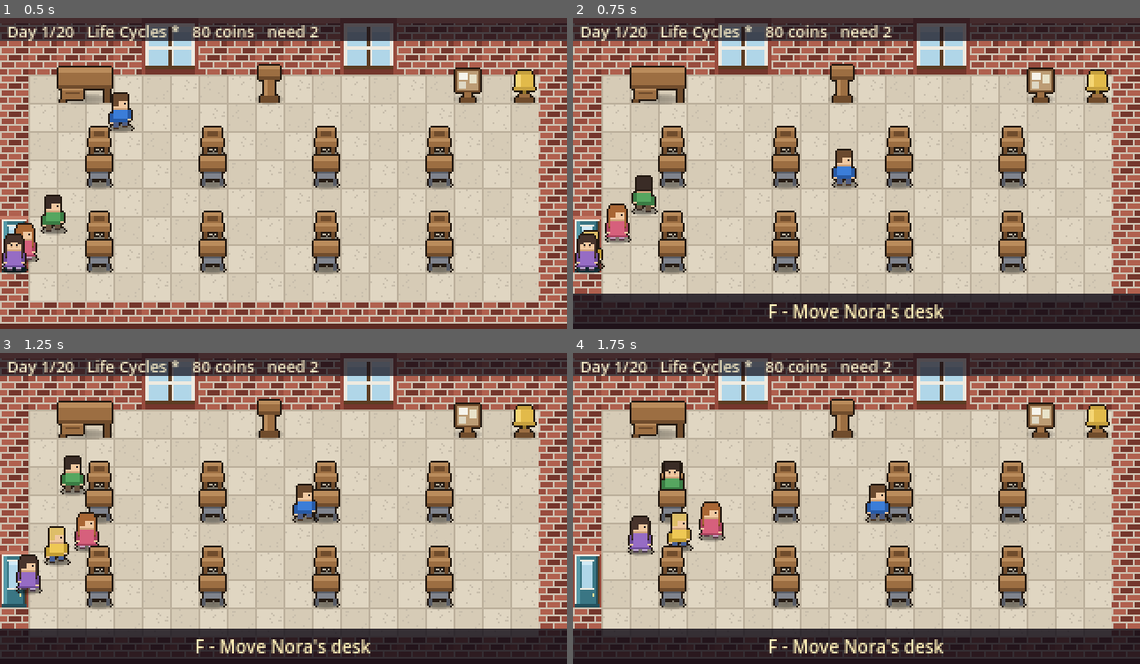
Above: before the commit, frames 1-4 (two rows, left to right).
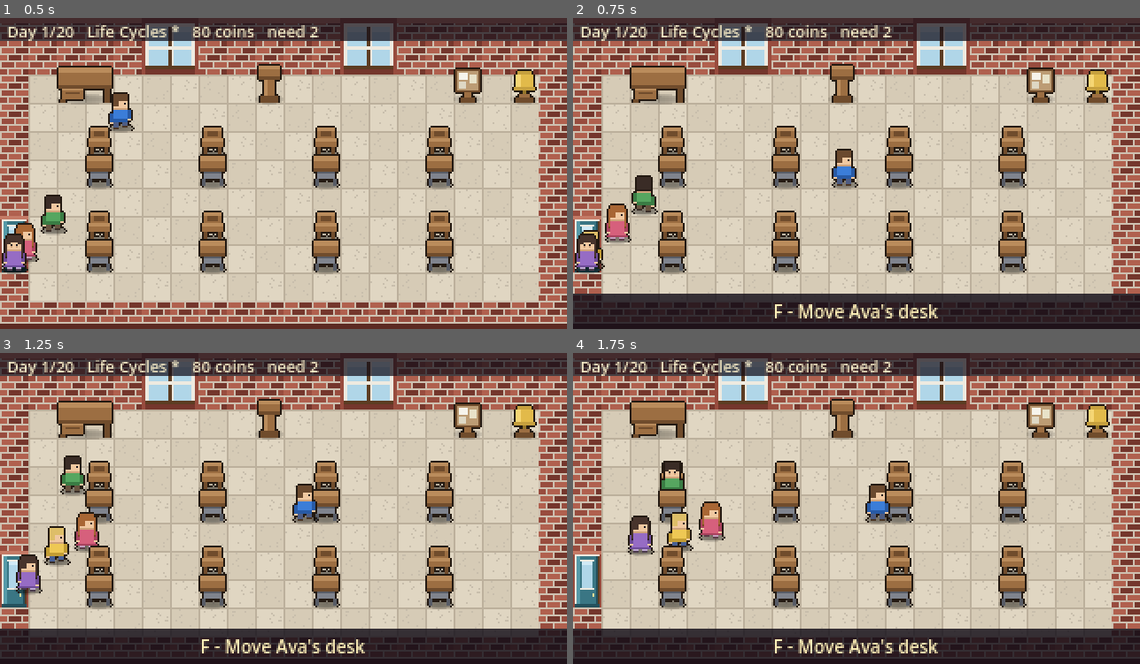
Above: after the commit, the same moments.

Repository: Mbottega16/EduSystem
Game: Godot game, scene res://tests/run.tscn
The game is run twice, just before and just after one commit, with the same random seed, the same clock (stepped at 60 frames per second) and the same inputs. This scene is started directly instead of the project's main scene.
Inputs (mouse positions are in pixels of both pictures, inside the frame that each line leads up to):
- Up to frame 1 (0.5 s): no input
- Up to frame 2 (0.75 s): tap Enter at 0.5 s; move the mouse to (981, 157) at 0.52 s; hold D (move_right) from 0.53 s (still down); tap B (build) at 0.6 s; click (981, 157) at 0.67 s
- Up to frame 3 (1.25 s): keep holding D (move_right); tap Space at 0.77 s
- Up to frame 4 (1.75 s): release D (move_right) at 1.25 s; drag from (743, 524) to (901, 524) at 1.27 s

Frame 1 is identical in both runs. In frame 2, 0.9% of the frame differs, in the area x 34-66%, y 92-97%; in frame 3, 0.9%; in frame 4, 0.9%.

Commit message:
Content batch: staff, day events, milestones, questions, names
Two independent model runs (ChatGPT, Gemini) against the same task
pack, scored against each prompt's own rules rather than integrated on
trust. Full accounting in docs/AUTONOMOUS_TASKLIST.md; short version:

- Task 2 (21 items): REJECTED, 16/16 problems real -- every concept id
  was fabricated against curriculum.json. Nothing integrated.
- Task 5 (6 staff): ChatGPT's, all landed. 6 -> 12 archetypes.
- Task 6 (15 milestones): 7 of 15 landed (ChatGPT's only -- Gemini's
  skipped the provability rule entirely). 8 rejected as duplicates of
  existing milestones once checked against milestones.gd's real proof
  code. 15 -> 22.
- Task 7 (11 day events): ChatGPT's, all landed -- Gemini's carried no
  mechanical hooks at all. 9 -> 20 events, weights re-summed to 100.
- Task 8 (48 questions): 41 of 48 landed (ChatGPT's only). Two fixed
  by hand for a wrong answer that was actually correct (5/10 equals
  1/2; Free State is also a real Maryland nickname); 7 dropped as
  exact or near-duplicates of existing bank entries. 48 -> 89.
- Task 9/10 (Steam page, audio brief): ChatGPT's, saved as docs.
- Task 11 (80 names): ChatGPT's, all landed. 48/32 -> 96/64.

Fixed a test that broke as an honest consequence of the bank growing
(maths-homework check grepped for x or plus as a proxy for "looks like
arithmetic", false for "half of 86"). Docs synced, including two
pre-existing stale trait counts found in passing.

1090 -> 1098 assertions. Balance contract re-verified (C / C / A).

Co-Authored-By: Claude Opus 5 <noreply@anthropic.com>

Diff:
--- a/scripts/data/events.gd
+++ b/scripts/data/events.gd
@@ -14,45 +14,100 @@
 		"blurb": "Nothing out of the usual.",
 	},
 	{
-		"id": "restless", "weight": 12, "name": "Restless class",
+		"id": "restless", "weight": 8, "name": "Restless class",
 		"blurb": "Something in the air. They will get stuck more today.",
 		"stall_mult": 1.6,
 	},
 	{
-		"id": "focused", "weight": 12, "name": "Unusually focused",
+		"id": "focused", "weight": 8, "name": "Unusually focused",
 		"blurb": "Whatever you did yesterday, it stuck.",
 		"stall_mult": 0.55,
 	},
 	{
-		"id": "short_day", "weight": 10, "name": "Assembly this morning",
+		"id": "short_day", "weight": 7, "name": "Assembly this morning",
 		"blurb": "The lesson is cut short. Prioritise.",
 		"lesson_mult": 0.65,
 	},
 	{
-		"id": "long_day", "weight": 8, "name": "Double period",
+		"id": "long_day", "weight": 5, "name": "Double period",
 		"blurb": "Twice as long to get round everyone.",
 		"lesson_mult": 1.5,
 	},
 	{
-		"id": "inspector", "weight": 8, "name": "An inspector is visiting",
+		"id": "inspector", "weight": 5, "name": "An inspector is visiting",
 		"blurb": "They will watch the lesson. Have the room ready.",
 		"inspection": true,
 	},
 	{
-		"id": "wet_play", "weight": 8, "name": "Wet play",
+		"id": "wet_play", "weight": 5, "name": "Wet play",
 		"blurb": "Nobody went outside. They are fidgety but they are here.",
 		"stall_mult": 1.3,
 		"coin_mult": 1.2,
 	},
 	{
-		"id": "budget", "weight": 6, "name": "Budget came through",
+		"id": "budget", "weight": 3, "name": "Budget came through",
 		"blurb": "A little extra to spend on the room.",
 		"bonus_coins": 120,
 	},
 	{
-		"id": "keen", "weight": 6, "name": "Homework club ran late",
+		"id": "keen", "weight": 3, "name": "Homework club ran late",
 		"blurb": "Everyone did their homework last night.",
 		"homework_sure": true,
+	},
+	{
+		"id": "fire_drill", "weight": 4, "name": "Fire drill",
+		"blurb": "Everyone is out, then back before you know it.",
+		"lesson_mult": 0.75,
+	},
+	{
+		"id": "heatwave", "weight": 3, "name": "Heatwave",
+		"blurb": "The room is warm and nobody is in a hurry.",
+		"stall_mult": 1.35,
+	},
+	{
+		"id": "bug", "weight": 2, "name": "Half the class is away",
+		"blurb": "Half the class is away with a bug.",
+		"coin_mult": 0.7,
+	},
+	{
+		"id": "visiting_speaker", "weight": 2, "name": "Visiting speaker",
+		"blurb": "The morning is busy, but the children are keen.",
+		"lesson_mult": 0.8, "coin_mult": 1.2,
+	},
+	{
+		"id": "photocopier", "weight": 2, "name": "Photocopier trouble",
+		"blurb": "The copies took longer than the lesson.",
+		"lesson_mult": 1.25,
+	},
+	{
+		"id": "supply_teacher", "weight": 2, "name": "Supply teacher",
+		"blurb": "Someone new is teaching next door today.",
+		"coin_mult": 0.9,
+	},
+	{
+		"id": "cold_snap", "weight": 2, "name": "Cold snap",
+		"blurb": "Everyone arrived wrapped up and ready to work.",
+		"stall_mult": 0.8,
+	},
+	{
+		"id": "after_school_club", "weight": 2, "name": "After school club",
+		"blurb": "The building is busy late into the afternoon.",
+		"homework_sure": true,
+	},
+	{
+		"id": "small_grant", "weight": 3, "name": "Small grant",
+		"blurb": "A little funding arrived at just the right time.",
+		"bonus_coins": 60,
+	},
+	{
+		"id": "cleaning", "weight": 2, "name": "Deep cleaning",
+		"blurb": "Everything smells clean and slightly unfamiliar.",
+		"lesson_mult": 0.9,
+	},
+	{
+		"id": "sports_day", "weight": 2, "name": "Sports day",
+		"blurb": "They are tired, cheerful, and ready for home.",
+		"stall_mult": 1.2, "coin_mult": 1.15,
 	},
 ]
 
--- a/scripts/data/milestones.gd
+++ b/scripts/data/milestones.gd
@@ -67,6 +67,22 @@
 		"blurb": "Two thousand coins, and somewhere to spend them."},
 	{"id": "legendary_done", "name": "They finished it",
 		"blurb": "You set a Legendary paper and the class handed it in."},
+
+	# --- content batch, August 2026 ---
+	{"id": "no_empty_chairs", "name": "No empty chairs",
+		"blurb": "You filled the room and kept it moving."},
+	{"id": "wall_to_wall", "name": "Wall to wall",
+		"blurb": "You filled the room with things worth having."},
+	{"id": "good_enough", "name": "Good enough",
+		"blurb": "Passed inspection without needing to impress."},
+	{"id": "thin_day", "name": "A thin day",
+		"blurb": "You taught a class with room left empty."},
+	{"id": "enough_money", "name": "Something to spend",
+		"blurb": "You finally had enough money to stop counting."},
+	{"id": "one_went_wrong", "name": "One got away",
+		"blurb": "Not everyone made it. You remember who did not."},
+	{"id": "still_here", "name": "Still here",
+		"blurb": "Another term passed and you came back."},
 ]
 
 
@@ -110,6 +126,13 @@
 		"outstanding": _an_outstanding_inspection(),
 		"hard_unit": _passed_a_hard_unit(),
 		"legendary_done": _finished_a_legendary(),
+		"no_empty_chairs": Game.roster.size() >= Balance.class_hard_cap,
+		"wall_to_wall": Game.room_items.size() >= 29,
+		"good_enough": String(Game.last_inspection.get("letter", "")) == "B",
+		"thin_day": Game.roster.size() > 0 and Game.roster.size() < Balance.class_cap,
+		"enough_money": Game.coins >= 1000,
+		"one_went_wrong": _a_term_fell_short(),
+		"still_here": Game.term_history.size() >= 2,
 	}
 
 	for m: Dictionary in TABLE:
@@ -171,3 +194,13 @@
 		if s.work_state == StudentData.Work.COLLECTED:
 			return true
 	return false
+
+
+## A term where somebody did NOT make it -- the inverse of full_house,
+## read from the record so it survives a reload same as full_house does.
+static func _a_term_fell_short() -> bool:
+	for row: Dictionary in Game.term_history:
+		if int(row.get("total", 0)) > 0 \
+				and int(row.get("passed", 0)) < int(row.get("total", 0)):
+			return true
+	return false
--- a/scripts/data/names.gd
+++ b/scripts/data/names.gd
@@ -14,6 +14,15 @@
 	"Asa", "Bree", "Cass", "Dov", "Esme", "Fern", "Gil", "Halle",
 	"Ida", "Jonah", "Kit", "Lark", "Mabel", "Ned", "Opal", "Pia",
 	"Quinn", "Rosa", "Silas", "Tess", "Uma", "Vince", "Willa", "Zane",
+	# --- content batch, August 2026 ---
+	"Ravi", "Asha", "Inez", "Sana", "Yara", "Arlo",
+	"Enzo", "Maya", "Niam", "Owen", "Ruth", "Lena",
+	"Mina", "Kian", "Ewan", "Anya", "Rafi", "Suki",
+	"Nia", "Zara", "Amir", "Luca", "Niko", "Sara",
+	"Tara", "Ari", "Eden", "Kira", "Mika", "Omar",
+	"Hana", "Leif", "Laya", "Timo", "Vera", "Sami",
+	"Ayla", "Dara", "Lior", "Mara", "Rhea", "Tali",
+	"Amin", "Nilo", "Eira", "Cora", "Romy", "Zuri",
 ]
 
 const LAST := [
@@ -21,6 +30,13 @@
 	"Nash", "Pike", "Lund", "Ono", "Quill", "Vega", "Wood", "Sol",
 	"Bly", "Kerr", "Marsh", "Finch", "Doyle", "Rowe", "Tate", "Voss",
 	"Ames", "Bex", "Croft", "Dunn", "Ellis", "Ford", "Gale", "Hart",
+	# --- content batch, August 2026 ---
+	"Singh", "Khan", "Shah", "Patel", "Mehta", "Roy",
+	"Das", "Lin", "Wong", "Tran", "Kim", "Lee",
+	"Lopez", "Diaz", "Rios", "Soto", "Cano", "Mori",
+	"Sato", "Ito", "Yoon", "Choi", "Bhat", "Nair",
+	"Rao", "Gill", "Bose", "Ali", "Dean", "Gray",
+	"King", "Lane",
 ]
 
 ## Eight generated sprite sheets — see CHARACTERS in tools/make_art.py.
--- a/scripts/data/questions.gd
+++ b/scripts/data/questions.gd
@@ -38,6 +38,16 @@
 	{"q": "a word that rhymes with though", "a": "slow", "wrong": ["cough", "rough", "through"]},
 	{"q": "plural of mouse", "a": "mice", "wrong": ["mouses", "mices", "meese"]},
 	{"q": "adjective in: the tall tree", "a": "tall", "wrong": ["tree", "the", "grows"]},
+	{"q": "plural of mouse", "a": "mice", "wrong": ["mouses", "mices", "mouse"]},
+	{"q": "past tense of teach", "a": "taught", "wrong": ["teached", "teach", "teaching"]},
+	{"q": "opposite of narrow", "a": "wide", "wrong": ["thin", "small", "short"]},
+	{"q": "noun in: birds flew", "a": "birds", "wrong": ["flew", "in", "the"]},
+	{"q": "adjective in: red coat", "a": "red", "wrong": ["coat", "the", "in"]},
+	{"q": "plural of knife", "a": "knives", "wrong": ["knifes", "knivs", "knife"]},
+	{"q": "past tense of catch", "a": "caught", "wrong": ["catched", "catch", "catching"]},
+	{"q": "synonym for angry", "a": "cross", "wrong": ["calm", "quiet", "happy"]},
+	{"q": "verb in: Sam ran home", "a": "ran", "wrong": ["Sam", "home", "the"]},
+	{"q": "rhymes with light", "a": "night", "wrong": ["late", "left", "lit"]},
 ]
 
 const BANK_SCIENCE := [
@@ -53,6 +63,13 @@
 	{"q": "water at 100 C becomes", "a": "steam", "wrong": ["ice", "frost", "snow"]},
 	{"q": "the part of a plant that takes in water", "a": "roots", "wrong": ["leaves", "flower", "stem"]},
 	{"q": "how many planets orbit the Sun", "a": "8", "wrong": ["9", "7", "12"]},
+	{"q": "planet we live on", "a": "Earth", "wrong": ["Mars", "Venus", "Jupiter"]},
+	{"q": "liquid to gas change", "a": "evaporation", "wrong": ["freezing", "melting", "condensing"]},
+	{"q": "main gas in air", "a": "nitrogen", "wrong": ["oxygen", "carbon dioxide", "hydrogen"]},
+	{"q": "what carries pollen", "a": "insects", "wrong": ["rocks", "roots", "clouds"]},
+	{"q": "energy from the Sun", "a": "solar energy", "wrong": ["sound energy", "chemical energy", "wind"]},
+	{"q": "animal with a backbone", "a": "vertebrate", "wrong": ["invertebrate", "insect", "mollusc"]},
+	{"q": "gas plants take in", "a": "carbon dioxide", "wrong": ["oxygen", "nitrogen", "hydrogen"]},
 ]
 
 const BANK_SOCIAL := [
@@ -68,6 +85,18 @@
 	{"q": "the imaginary line at 0 degrees latitude", "a": "the equator", "wrong": ["the prime meridian", "the tropics", "the axis"]},
 	{"q": "people moving to a new country", "a": "immigration", "wrong": ["emigration", "migration", "tourism"]},
 	{"q": "a raised area of land, higher than a hill", "a": "mountain", "wrong": ["valley", "plateau", "basin"]},
+	{"q": "largest continent", "a": "Asia", "wrong": ["Africa", "Europe", "North America"]},
+	{"q": "ocean east of Maryland", "a": "Atlantic", "wrong": ["Pacific", "Indian", "Arctic"]},
+	{"q": "Maryland state nickname", "a": "Old Line State", "wrong": ["Sunshine State", "Golden State", "Bay State"]},
+	{"q": "lines running north to south", "a": "longitude", "wrong": ["latitude", "equator", "altitude"]},
+	{"q": "land surrounded by water", "a": "island", "wrong": ["peninsula", "valley", "plateau"]},
+	{"q": "map symbol key", "a": "legend", "wrong": ["scale", "compass", "grid"]},
+	{"q": "Maryland borders this state to west", "a": "West Virginia", "wrong": ["Virginia", "Delaware", "Pennsylvania"]},
+	{"q": "money used to buy goods", "a": "currency", "wrong": ["resource", "trade", "tax"]},
+	{"q": "people who make laws", "a": "legislators", "wrong": ["judges", "voters", "citizens"]},
+	{"q": "a vote in an election", "a": "ballot", "wrong": ["petition", "law", "census"]},
+	{"q": "goods bought from abroad", "a": "imports", "wrong": ["exports", "resources", "taxes"]},
+	{"q": "goods sold abroad", "a": "exports", "wrong": ["imports", "wages", "resources"]},
 ]
 
 const BANK := [
@@ -83,6 +112,18 @@
 	{"q": "5 x 12", "a": "60", "wrong": ["50", "55", "72"]},
 	{"q": "144 / 12", "a": "12", "wrong": ["14", "11", "24"]},
 	{"q": "17 + 17", "a": "34", "wrong": ["24", "35", "44"]},
+	{"q": "6 x 9", "a": "54", "wrong": ["45", "56", "63"]},
+	{"q": "84 / 7", "a": "12", "wrong": ["11", "13", "14"]},
+	{"q": "36 + 48", "a": "84", "wrong": ["74", "82", "86"]},
+	{"q": "90 - 47", "a": "43", "wrong": ["42", "47", "53"]},
+	{"q": "25 x 4", "a": "100", "wrong": ["90", "80", "105"]},
+	{"q": "half of 86", "a": "43", "wrong": ["42", "46", "48"]},
+	{"q": "one quarter of 40", "a": "10", "wrong": ["5", "15", "20"]},
+	{"q": "3/4 of 20", "a": "15", "wrong": ["12", "14", "16"]},
+	{"q": "perimeter of a 5 by 3", "a": "16", "wrong": ["15", "18", "20"]},
+	{"q": "7 x 12", "a": "84", "wrong": ["72", "77", "96"]},
+	{"q": "1000 / 10", "a": "100", "wrong": ["10", "110", "1000"]},
+	{"q": "0.5 as a fraction", "a": "1/2", "wrong": ["1/5", "5/1", "2/5"]},
 ]
 
 const QUESTIONS_PER_SHEET := 3
--- a/scripts/data/staff.gd
+++ b/scripts/data/staff.gd
@@ -69,6 +69,42 @@
 		"blurb": "Does everything well. Costs what that is worth.",
 		"reaction": 2.0, "teaches": true, "collects": true,
 		"settles": true, "quizzes": true, "wage": 52,
+	},
+	{
+		"id": "settler", "name": "Settler",
+		"blurb": "Restores order quickly. Misses quiet trouble.",
+		"reaction": 1.5, "teaches": true, "collects": false,
+		"settles": true, "quizzes": false, "wage": 27,
+	},
+	{
+		"id": "examiner", "name": "Examiner",
+		"blurb": "Checks for gaps. Slow and poor at settling.",
+		"reaction": 7.0, "teaches": true, "collects": false,
+		"settles": false, "quizzes": true, "wage": 23,
+	},
+	{
+		"id": "carer", "name": "Carer",
+		"blurb": "Good with struggling pupils. Misses paperwork.",
+		"reaction": 3.5, "teaches": true, "collects": false,
+		"settles": true, "quizzes": true, "wage": 29,
+	},
+	{
+		"id": "slow_marker", "name": "Slow marker",
+		"blurb": "Checks every sheet. Slow to spot trouble.",
+		"reaction": 10.0, "teaches": true, "collects": true,
+		"settles": false, "quizzes": true, "wage": 19,
+	},
+	{
+		"id": "quiet_hand", "name": "Quiet hand",
+		"blurb": "Catches work well. Does not settle noise.",
+		"reaction": 6.0, "teaches": true, "collects": true,
+		"settles": false, "quizzes": false, "wage": 20,
+	},
+	{
+		"id": "first_response", "name": "First response",
+		"blurb": "Gets to trouble fast. Leaves work behind.",
+		"reaction": 1.5, "teaches": true, "collects": false,
+		"settles": false, "quizzes": false, "wage": 25,
 	},
 ]
 
--- a/tests/run.gd
+++ b/tests/run.gd
@@ -6075,9 +6075,17 @@
 	rng.seed = 5
 	var math_sheet := Questions.make_sheet(1.0, rng, "math")
 	var ela_sheet := Questions.make_sheet(1.0, rng, "ela")
-	chk("a maths lesson sets maths homework",
-		String(math_sheet["items"][0]["q"]).findn("x") >= 0
-		or String(math_sheet["items"][0]["q"]).findn("+") >= 0,
+	# Was "does the question contain an x or a +" -- a proxy for "came from
+	# the maths bank" that broke the day the bank grew to include halves,
+	# quarters and perimeters, none of which use either symbol. Check the
+	# actual thing the test is FOR: the question is one of the math bank's
+	# own, not a guess at what a maths question looks like.
+	chk("a maths lesson sets maths homework", (func() -> bool:
+		var q := String(math_sheet["items"][0]["q"])
+		for item: Dictionary in Questions.bank_for("math"):
+			if String(item["q"]) == q:
+				return true
+		return false).call(),
 		math_sheet["items"][0]["q"])
 	chk("an English lesson does NOT set arithmetic", (func() -> bool:
 		for it: Dictionary in ela_sheet["items"]:
Not shown, added: docs/AUDIO_BRIEF.md
Not shown, changed: docs/AUTONOMOUS_TASKLIST.md
Not shown, changed: docs/GDD.md
Not shown, changed: docs/SALVAGE.md
Not shown, added: docs/STEAM_PAGE.md
Not shown, changed: docs/TASK_PACK.md
